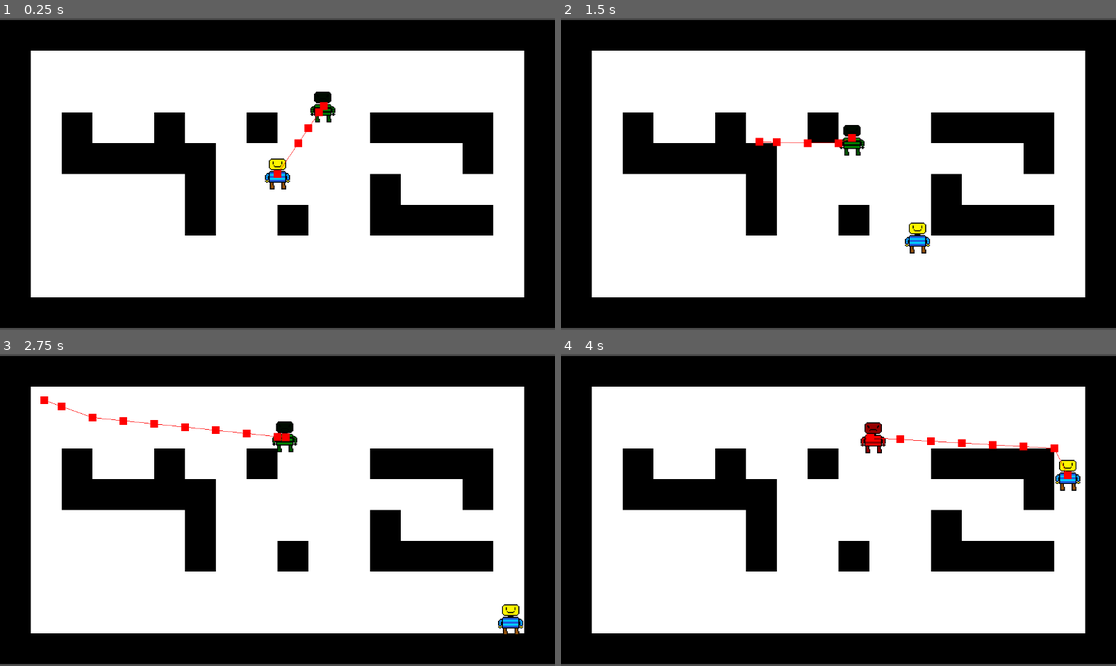
Above: before the commit, frames 1-4 (two rows, left to right).
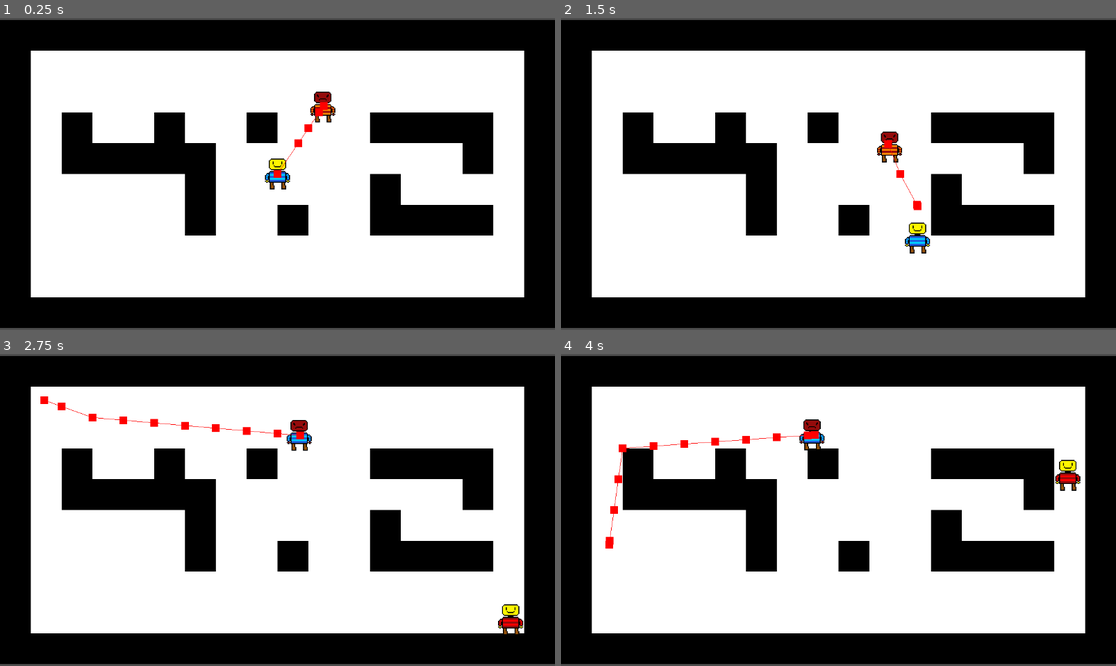
Above: after the commit, the same moments.

Repository: LegoMaster7001/fargo-game-jam-2025
Game: Godot game, scene res://Scenes/Game.tscn
Same seed, same stepped clock (60 frames per second), same inputs: the game is played once before the commit and once after it.
Inputs:
- Up to frame 1 (0.25 s): no input
- Up to frame 2 (1.5 s): hold Right (ui_right) 0.53-1.28 s; hold Space (call_groundies) 0.53-1.28 s; hold Down (ui_down) from 1.28 s (still down); tap E at 1.35 s
- Up to frame 3 (2.75 s): release Down (ui_down) at 2.03 s; hold Right (ui_right) from 2.03 s (still down); hold Space (call_groundies) from 2.03 s (still down)
- Up to frame 4 (4 s): release Right (ui_right) at 2.78 s; release Space (call_groundies) at 2.78 s; hold Up (ui_up) 2.78-3.53 s; tap E at 2.85 s; hold Left (ui_left) from 3.53 s (still down); hold Space (call_groundies) from 3.53 s (still down)

The runs differ from the first frame. In frame 1, 0.2% of the frame differs, in the area x 56-61%, y 23-34%; in frame 2, 0.9%; in frame 3, 0.9%; in frame 4, 1.5%, in the area x 8-94%, y 20-63%.

Commit message:
added enemy and played states
made hunted a global variable and added sprite changes based on if the enemy and player are being hunted

Diff:
--- a/Scenes/Game.tscn
+++ b/Scenes/Game.tscn
@@ -1,5 +1,6 @@
-[gd_scene load_steps=9 format=4 uid="uid://cxee8n6fod8oc"]
+[gd_scene load_steps=10 format=4 uid="uid://cxee8n6fod8oc"]
 
+[ext_resource type="Script" uid="uid://byjqt6np4vbbm" path="res://Scripts/Global.gd" id="1_b2bpf"]
 [ext_resource type="Texture2D" uid="uid://cvj7th2nvu8uj" path="res://Images/2pixels.png" id="1_j5yw3"]
 [ext_resource type="PackedScene" uid="uid://ktvyw4a0tc03" path="res://Scenes/player.tscn" id="2_j5yw3"]
 [ext_resource type="PackedScene" uid="uid://lrookntm6kpp" path="res://Scenes/enemy.tscn" id="3_kldst"]
@@ -28,6 +29,7 @@
 [sub_resource type="RectangleShape2D" id="RectangleShape2D_kldst"]
 
 [node name="Node2D" type="Node2D"]
+script = ExtResource("1_b2bpf")
 
 [node name="TileMapLayer" type="TileMapLayer" parent="."]
 tile_map_data = PackedByteArray("AAD8//z/AQAAAAAAAAD8//3/AQAAAAAAAAD8//7/AQABAAAAAAD8////AQABAAAAAAD8/wAAAQAAAAAAAAD8/w …(2800 unchanged characters)…
@@ -52,3 +54,5 @@
 [node name="CollisionShape2D" type="CollisionShape2D" parent="GroundiesArea"]
 position = Vector2(21, -9)
 shape = SubResource("RectangleShape2D_kldst")
+
+[node name="Node" type="Node" parent="."]
--- a/Scenes/enemy.tscn
+++ b/Scenes/enemy.tscn
@@ -1,7 +1,6 @@
-[gd_scene load_steps=4 format=3 uid="uid://lrookntm6kpp"]
+[gd_scene load_steps=3 format=3 uid="uid://lrookntm6kpp"]
 
 [ext_resource type="Script" uid="uid://dsoej1015oup0" path="res://Scripts/enemy.gd" id="1_1f0kj"]
-[ext_resource type="Texture2D" uid="uid://b4wuj2c3id5bc" path="res://Images/EnemyAngry.png" id="2_1f0kj"]
 
 [sub_resource type="CircleShape2D" id="CircleShape2D_b2bpf"]
 radius = 56.0
@@ -18,7 +17,6 @@
 [node name="Sprite2D" type="Sprite2D" parent="."]
 texture_filter = 1
 scale = Vector2(4, 4)
-texture = ExtResource("2_1f0kj")
 
 [node name="CollisionShape2D" type="CollisionShape2D" parent="."]
 shape = SubResource("CircleShape2D_b2bpf")
--- /dev/null
+++ b/Scripts/Global.gd
@@ -0,0 +1,3 @@
+extends Node2D
+
+var hunted = false
--- a/Scripts/Player.gd
+++ b/Scripts/Player.gd
@@ -16,6 +16,7 @@
 	checkDashing()
 
 	move_and_slide()
+	changeSprites()
 
 func _unhandled_input(event: InputEvent):
 	dir.x = Input.get_axis("ui_left", "ui_right")
@@ -46,3 +47,9 @@
 func _on_dash_timer_timeout():
 	dashing = false
 	$DashCooldownTimer.start()
+
+func changeSprites():
+	if (!Global.hunted):
+		$Sprite2D.texture = load("res://Images/PlayerRunAway.png")
+	else:
+		$Sprite2D.texture = load("res://Images/PlayerAngry.png")
--- a/Scripts/enemy.gd
+++ b/Scripts/enemy.gd
@@ -7,24 +7,22 @@
 @export var role_flip_timer: Timer
 @onready var nav_agent := $NavigationAgent2D as NavigationAgent2D
 @onready var initial_pos := global_position
-var hunted = true
+
 
 func _physics_process(delta: float) -> void:
 	var dir = to_local(nav_agent.get_next_path_position()).normalized()
 	velocity = dir * speed
 	move_and_slide()
-	if (hunted):
-		$Sprite2D.modulate = Color(0, 1, 0)
-	else:
-		$Sprite2D.modulate = Color(1, 0, 0)
+
+	changeSprites()
 
 func makepath():
 	nav_agent.target_position = player.global_position
-	if (hunted):
+	if (Global.hunted):
 		nav_agent.target_position = -player.global_position
 
 func flip_role():
-	hunted = !hunted
+	Global.hunted = !Global.hunted
 	makepath()
 	role_flip_timer.start()
 
@@ -33,3 +31,9 @@
 
 func _on_timer_2_timeout() -> void:
 	flip_role()
+
+func changeSprites():
+	if (Global.hunted):
+		$Sprite2D.texture = load("res://Images/EnemyRunAway.png")
+	else:
+		$Sprite2D.texture = load("res://Images/EnemyAngry.png")
--- a/project.godot
+++ b/project.godot
@@ -15,6 +15,14 @@
 config/features=PackedStringArray("4.5", "Forward Plus")
 config/icon="res://Images/icon.svg"
 
+[autoload]
+
+Global="*res://Scripts/Global.gd"
+
+[editor]
+
+version_control/autoload_on_startup=true
+
 [input]
 
 call_groundies={
Not shown, added: Scripts/Global.gd.uid
